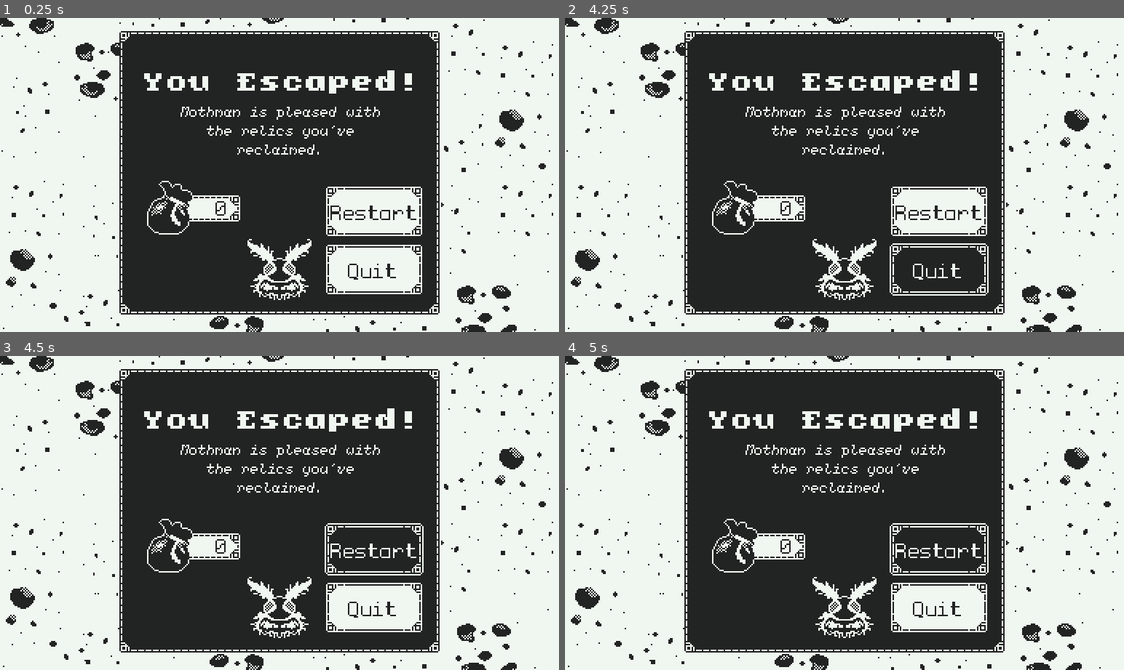
Above: before the commit, frames 1-4 (two rows, left to right).
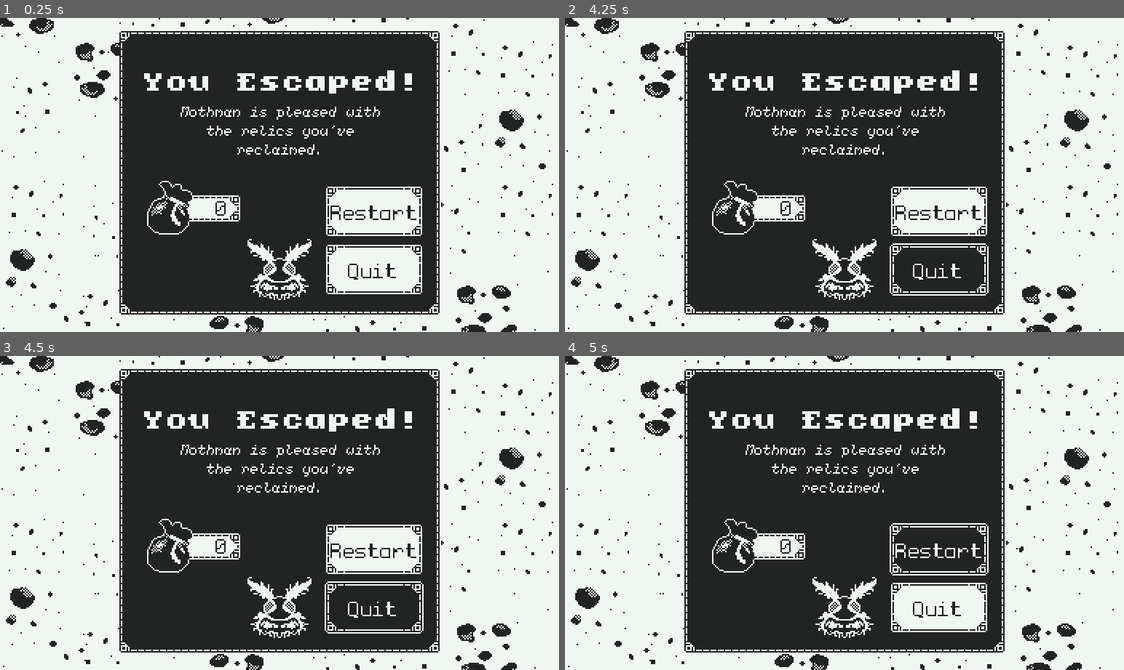
Above: after the commit, the same moments.

Repository: SpeedOfSmell/cryptid-caper
Game: Godot game, scene res://assets/game/win_screen/win_screen.tscn
Two runs of this game, one before a commit and one after it. Both use one fixed random seed, a clock stepped at 60 frames per second and the inputs below. This scene is started directly instead of the project's main scene. Sound files missing from this copy of the repository are replaced by a short silence.
Inputs (mouse positions are in pixels of both pictures, inside the frame that each line leads up to):
- Up to frame 1 (0.25 s): no input
- Up to frame 2 (4.25 s): click "Restart" at 0.5 s; click "Restart" at 1.25 s; click "Restart" at 2 s; tap Enter (ui_accept) at 2.75, 3.5 s; move the mouse to (967, 159) at 2.77 s; hold Right (ui_right) from 2.78 s (still down); tap Shift (dash) at 2.85 s; click (967, 159) at 2.92 s; tap Space (jump) at 3.02, 3.77 s; move the mouse to (732, 190) at 3.52 s; tap S (duck) at 3.6 s
- Up to frame 3 (4.5 s): move the mouse to (335, 443) at 4.27 s; release Right (ui_right) at 4.28 s; hold Left (ui_left) from 4.28 s (still down); hold S (duck) from 4.28 s (still down)
- Up to frame 4 (5 s): keep holding Left (ui_left); keep holding S (duck); tap Up (ui_up) at 4.55 s

Frames 1-2 are identical in both runs. In frame 3, 5.9% of the frame differs, in the area x 58-76%, y 53-89%; in frame 4, nothing differs.

Commit message:
better controller support

Diff:
--- a/assets/game/game_over_screen/game_over.gd
+++ b/assets/game/game_over_screen/game_over.gd
@@ -30,10 +30,11 @@
 		get_viewport().set_input_as_handled()
 
 
-func _unhandled_key_input(event: InputEvent) -> void:
-	if event.is_action_pressed("ui_down") or event.is_action_pressed("ui_up"):
+func _unhandled_input(event: InputEvent) -> void:
+	if (event.is_action_pressed("ui_down") or event.is_action_pressed("ui_up")) and get_viewport().gui_get_focus_owner() == null:
 		if is_instance_valid(_restart_button) and _restart_button.is_inside_tree():
 			_restart_button.grab_focus()
+			get_viewport().set_input_as_handled()
 
 
 func _on_restart_button_pressed():
--- a/assets/game/game_screen/pause_menu/pause_menu.gd
+++ b/assets/game/game_screen/pause_menu/pause_menu.gd
@@ -29,6 +29,12 @@
 func _unhandled_input(event: InputEvent) -> void:
 	if event.is_action_pressed("pause"):
 		_toggle()
+		get_viewport().set_input_as_handled()
+	elif visible and (event.is_action_pressed("ui_down") or event.is_action_pressed("ui_up")) and get_viewport().gui_get_focus_owner() == null:
+		if %ConfirmationPanel.visible:
+			%ConfirmButton.grab_focus()
+		elif %MenuPanel.visible:
+			%ResumeButton.grab_focus()
 		get_viewport().set_input_as_handled()
 
 
@@ -113,13 +119,6 @@
 	var label: Label = button.find_children("*", "Label", true, false)[0]
 	label.label_settings = settings
 
-func _unhandled_key_input(event):
-	if event.is_action_pressed("ui_down") or event.is_action_pressed("ui_up"):
-		if %MenuPanel.visible == true:
-			%ResumeButton.grab_focus()
-		elif %ConfirmationPanel.visible == true:
-			%ConfirmButton.grab_focus()
-
 func _on_resume_button_focus_entered():
 	_switch_button_label_settings(%ResumeButton, pauseFocusedLabel)
 
--- a/assets/game/main_menu/main_menu.gd
+++ b/assets/game/main_menu/main_menu.gd
@@ -48,11 +48,12 @@
 	if not labels.is_empty():
 		labels[0].label_settings = settings
 
-func _unhandled_key_input(event: InputEvent) -> void:
+func _unhandled_input(event: InputEvent) -> void:
 	if %VolumePanel.visible or %AboutPanel.visible:
 		return
-	if event.is_action_pressed("ui_down") or event.is_action_pressed("ui_up"):
+	if (event.is_action_pressed("ui_down") or event.is_action_pressed("ui_up")) and get_viewport().gui_get_focus_owner() == null:
 		_play_button.grab_focus()
+		get_viewport().set_input_as_handled()
 
 func _on_play_button_focus_entered() -> void:
 	_switch_button_label_settings(_play_button, focusedLabel)
--- a/assets/game/main_menu/volume_panel.gd
+++ b/assets/game/main_menu/volume_panel.gd
@@ -1,11 +1,13 @@
 extends Control
 
 const MAX_VOLUME := 10
+const JOYPAD_SELECTION_INTERVAL_MSEC := 250
 const BUS_ORDER: Array[int] = [AudioManager.Bus.MASTER, AudioManager.Bus.SFX, AudioManager.Bus.MUSIC]
 const ROW_NAMES := ["Master", "Sfx", "Music"]
 
 var selected_index := 0
 var volumes: Array[int] = [10, 10, 10]
+var _next_joypad_selection_msec := 0
 
 func initialize() -> void:
 	for i in BUS_ORDER.size():
@@ -15,11 +17,19 @@
 func show_panel() -> void:
 	show()
 	selected_index = 0
+	_next_joypad_selection_msec = 0
 	_refresh_rows()
 
 func _input(event: InputEvent) -> void:
 	if not visible:
 		return
+	var is_volume_input := event.is_action_pressed("ui_up") or event.is_action_pressed("ui_down") or event.is_action_pressed("ui_left") or event.is_action_pressed("ui_right")
+	if is_volume_input and (event is InputEventJoypadButton or event is InputEventJoypadMotion):
+		var now := Time.get_ticks_msec()
+		if now < _next_joypad_selection_msec:
+			get_viewport().set_input_as_handled()
+			return
+		_next_joypad_selection_msec = now + JOYPAD_SELECTION_INTERVAL_MSEC
 	if event.is_action_pressed("ui_up"):
 		selected_index = wrapi(selected_index - 1, 0, 4)
 		_refresh_rows()
--- a/assets/game/win_screen/win_screen.gd
+++ b/assets/game/win_screen/win_screen.gd
@@ -31,10 +31,11 @@
 		get_viewport().set_input_as_handled()
 
 
-func _unhandled_key_input(event: InputEvent) -> void:
-	if event.is_action_pressed("ui_down") or event.is_action_pressed("ui_up"):
+func _unhandled_input(event: InputEvent) -> void:
+	if (event.is_action_pressed("ui_down") or event.is_action_pressed("ui_up")) and get_viewport().gui_get_focus_owner() == null:
 		if is_instance_valid(_restart_button) and _restart_button.is_inside_tree():
 			_restart_button.grab_focus()
+			get_viewport().set_input_as_handled()
 
 
 func _on_restart_button_pressed() -> void:
